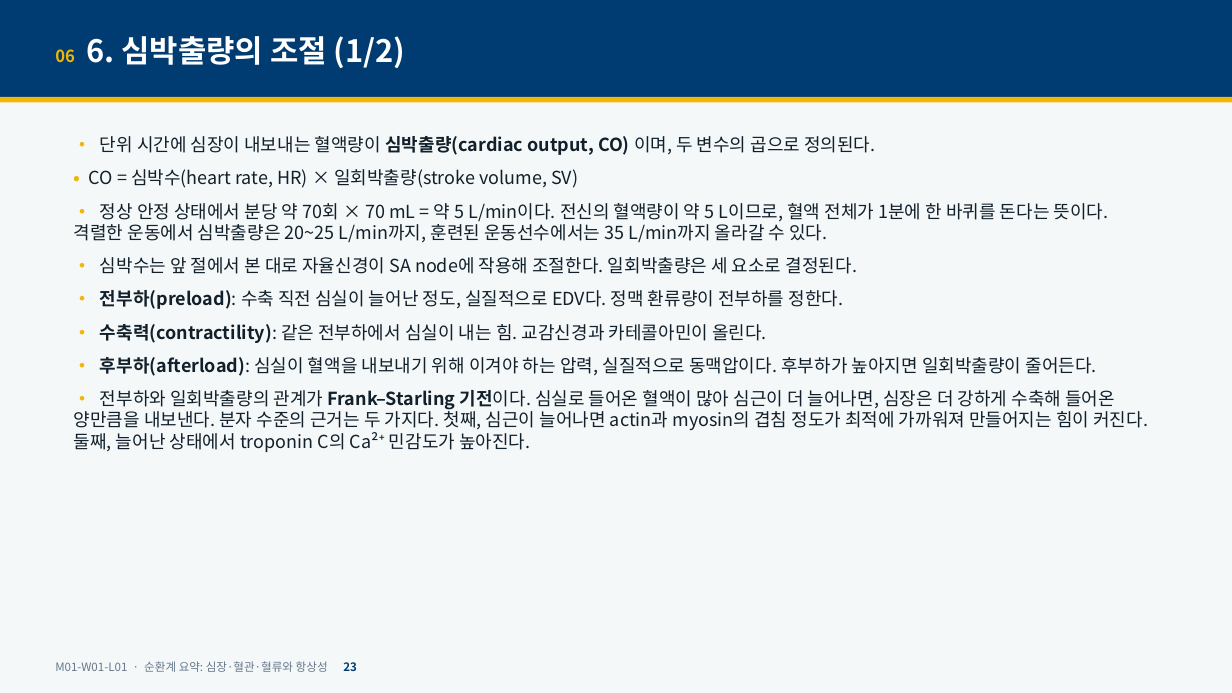
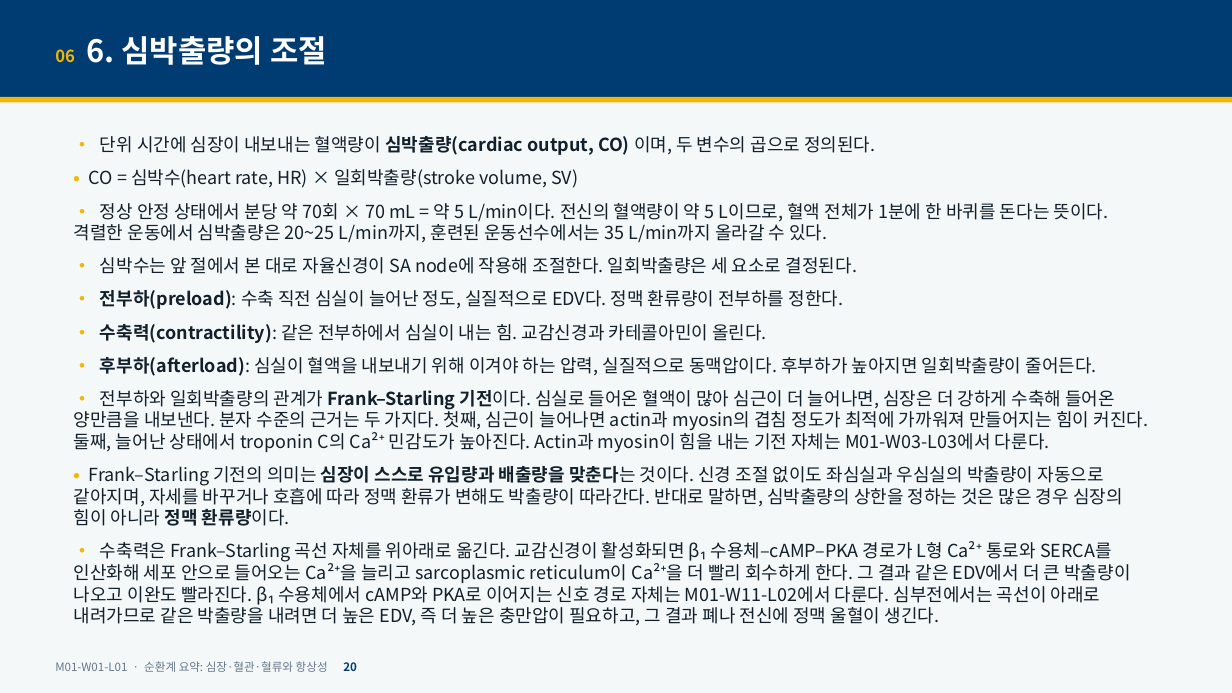
Before and after one commit to hoperiasd2/hoperiasd2.github.io, a slide deck: slide 20 of curriculum/M01/W01/L01/slides.pptx (slide 23 before the commit). Drawn at 1232x693 pixels with LibreOffice and Linux fonts; fonts in the diff are those of the drawing. Boxes give left, top, right and bottom in pixels: in the first picture for what was removed or moved away, otherwise in the second. Text is boxed around its words. In the diff, an @@ line names an element or a change of style, - is before the commit and + after.

```diff
--- a/curriculum/M01/W01/L01/slides.pptx
+++ b/curriculum/M01/W01/L01/slides.pptx
@@ text at [55,36,327,65]: text changed @@
-06 6. 심박출량의 조절 (1/2)
+06 6. 심박출량의 조절
@@ text at [74,390,1148,626]: text changed @@
-• 전부하와 일회박출량의 관계가 Frank–Starling 기전이다. 심실로 들어온 혈액이 많아 심근이 더 늘어나면, 심장은 더 강하게 수축해 들어온 양만큼을 내보낸다. 분자 수준의 근거는 두 가지다. 첫째, 심근이 늘어나면 actin과 myosin의 겹침 정도가 최적에 가까워져 만들어지는 힘이 커진다. 둘째, 늘어난 상태에서 troponin C의 Ca²⁺ 민감도가 높아진다.
+• 전부하와 일회박출량의 관계가 Frank–Starling 기전이다. 심실로 들어온 혈액이 많아 심근이 더 늘어나면, 심장은 더 강하게 수축해 들어온 양만큼을 내보낸다. 분자 수준의 근거는 두 가지다. 첫째, 심근이 늘어나면 actin과 myosin의 겹침 정도가 최적에 가까워져 만들어지는 힘이 커진다. 둘째, 늘어난 상태에서 troponin C의 Ca²⁺ 민감도가 높아진다. Actin과 myosin이 힘을 내는 기전 자체는 M01-W03-L03에서 다룬다.
+• Frank–Starling 기전의 의미는 심장이 스스로 유입량과 배출량을 맞춘다는 것이다. 신경 조절 없이도 좌심실과 우심실의 박출량이 자동으로 같아지며, 자세를 바꾸거나 호흡에 따라 정맥 환류가 변해도 박출량이 따라간다. 반대로 말하면, 심박출량의 상한을 정하는 것은 많은 경우 심장의 힘이 아니라 정맥 환류량이다.
+• 수축력은 Frank–Starling 곡선 자체를 위아래로 옮긴다. 교감신경이 활성화되면 β₁ 수용체–cAMP–PKA 경로가 L형 Ca²⁺ 통로와 SERCA를 인산화해 세포 안으로 들어오는 Ca²⁺을 늘리고 sarcoplasmic reticulum이 Ca²⁺을 더 빨리 회수하게 한다. 그 결과 같은 EDV에서 더 큰 박출량이 나오고 이완도 빨라진다. β₁ 수용체에서 cAMP와 PKA로 이어지는 신호 경로 자체는 M01-W11-L02에서 다룬다. 심부전에서는 곡선이 아래로 내려가므로 같은 박출량을 내려면 더 높은 EDV, 즉 더 높은 충만압이 필요하고, 그 결과 폐나 전신에 정맥 울혈이 생긴다.
@@ text at [55,661,357,672]: text changed @@
-M01-W01-L01 · 순환계 요약: 심장·혈관·혈류와 항상성 23
+M01-W01-L01 · 순환계 요약: 심장·혈관·혈류와 항상성 20
```
Also in this commit, not shown: 44 other slides changed, 12 slides added, 9 other files.
